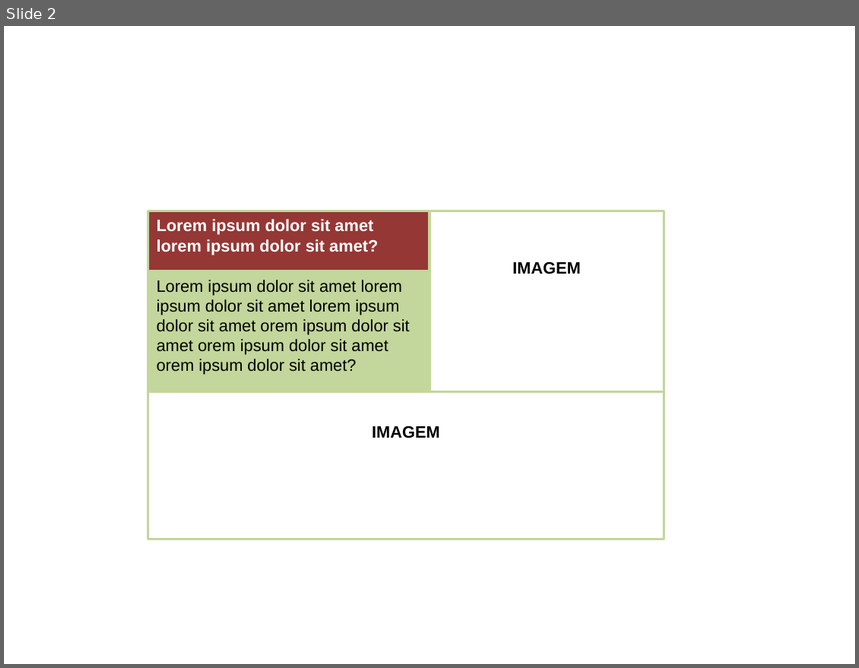
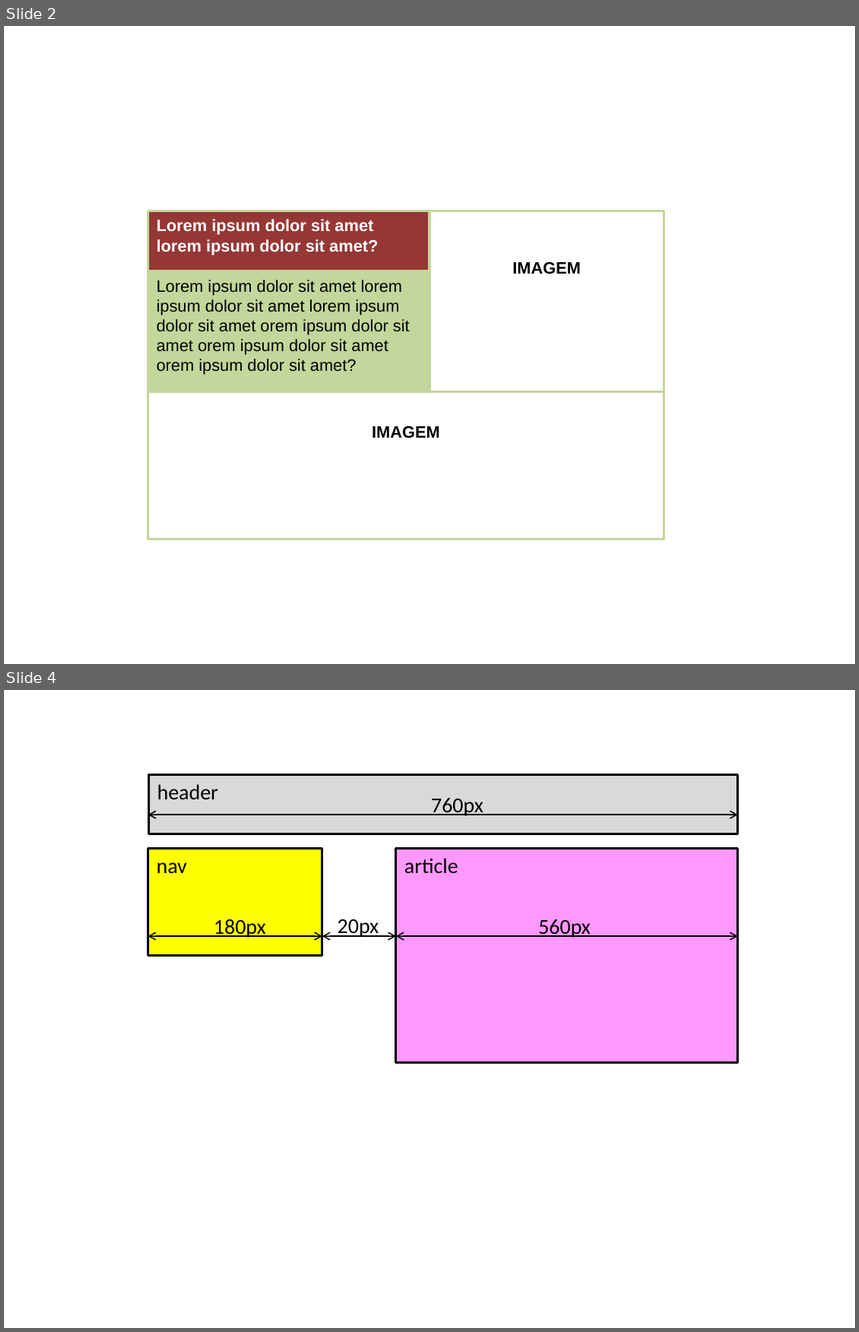
Before and after one commit to alexlimatds/ifrn-web-design, a slide deck: layout_css_parte_2/figuras.pptx. Shown one above the other, each under a label of ours: slide 2 before the commit, slides 2 and 4 after it; the slides between them are not shown. The pictures are 859x668 and 859x1332 pixels, drawn with LibreOffice and Linux fonts; fonts in the diff are those of the drawing. Boxes give left, top, right and bottom in pixels: in the first picture for what was removed or moved away, otherwise in the second. Text is boxed around its words. In the diff, an @@ line names an element or a change of style, - is before the commit and + after.

```diff
--- a/layout_css_parte_2/figuras.pptx
+++ b/layout_css_parte_2/figuras.pptx
@@ slide 4 added at (x1=4, y1=690, x2=855, y2=1328), background #FFFFFF @@
@@ rectangle added at (x1=148, y1=774, x2=737, y2=834), fill #D9D9D9, outline #000000 2 pt, 18 pt, text #000000 @@
+header
@@ text added at (x1=431, y1=798, x2=484, y2=816), 18 pt, text #000000 @@
+760px
@@ double arrow added from (148, 815) to (737, 815), #000000 1 pt @@
@@ rectangle added at (x1=148, y1=848, x2=322, y2=955), fill #FFFF00, outline #000000 2 pt, 18 pt, text #000000 @@
+nav
@@ rectangle added at (x1=396, y1=848, x2=739, y2=1063), fill #FF99FF, outline #000000 2 pt, 18 pt, text #000000 @@
+article
@@ double arrow added from (148, 936) to (322, 936), #000000 1 pt @@
@@ text added at (x1=214, y1=920, x2=266, y2=938), 18 pt, text #000000 @@
+180px
@@ double arrow added from (322, 936) to (396, 936), #000000 1 pt @@
@@ text added at (x1=338, y1=920, x2=379, y2=937), 18 pt, text #000000 @@
+20px
@@ double arrow added from (396, 936) to (737, 936), #000000 1 pt @@
@@ text added at (x1=538, y1=920, x2=591, y2=938), 18 pt, text #000000 @@
+560px
```
Also in this commit, not shown: 2 other slides added, 7 other files.
